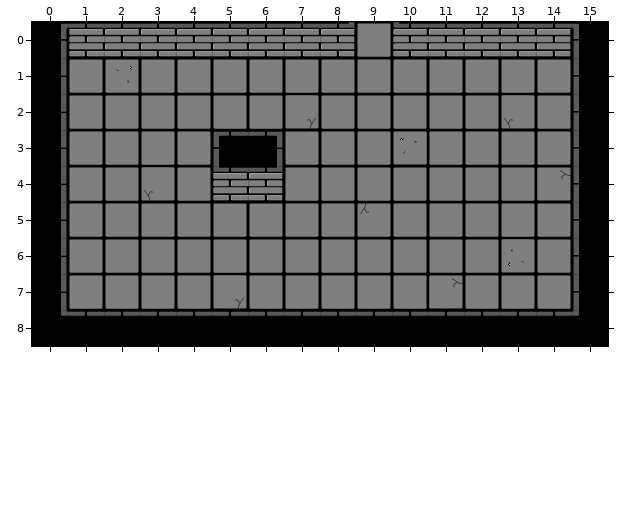
Tiled map: data/Tiled/room1.tmx. That is the earlier state.
Cells are 80x80 px. Shown: x 0..15, y 0..8.
And afterwards:
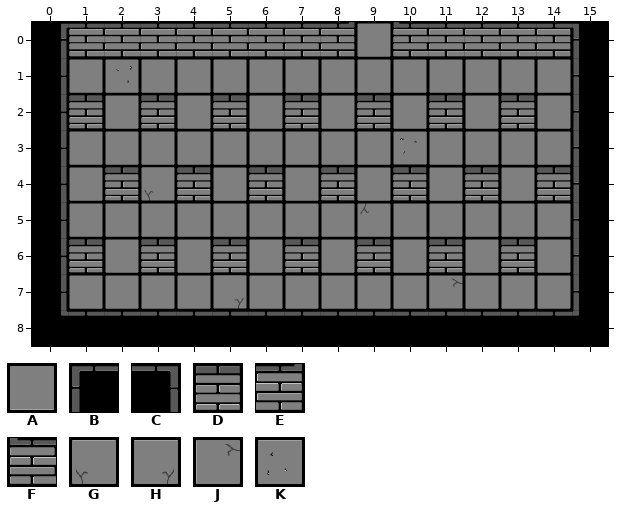
Key: from "trial_tileset": A 1 "floor", B 17 "wall", C 18 "wall", D 22 "wall", E 31 "wall", F 32 "wall", G 35 flipped up-down "floor", H 35 turned 180 "floor", J 35 turned 90 "floor", K 36 flipped up-down "floor".
_ is an empty cell, . an unchanged one.
The exact change:
--- layer "tile layer"
@@ x 1..14 @@
-2 A.A.A.H.A.A.G.
-3 ....BC........
-4 .A.AFE.A.A.A.J
+2 D.D.D.D.D.D.D.
+3 ....AA........
+4 .D.DAD.D.D.D.D
@@ x 1..13 @@
-6 A.A.A.A.A.A.K
+6 D.D.D.D.D.D.D
